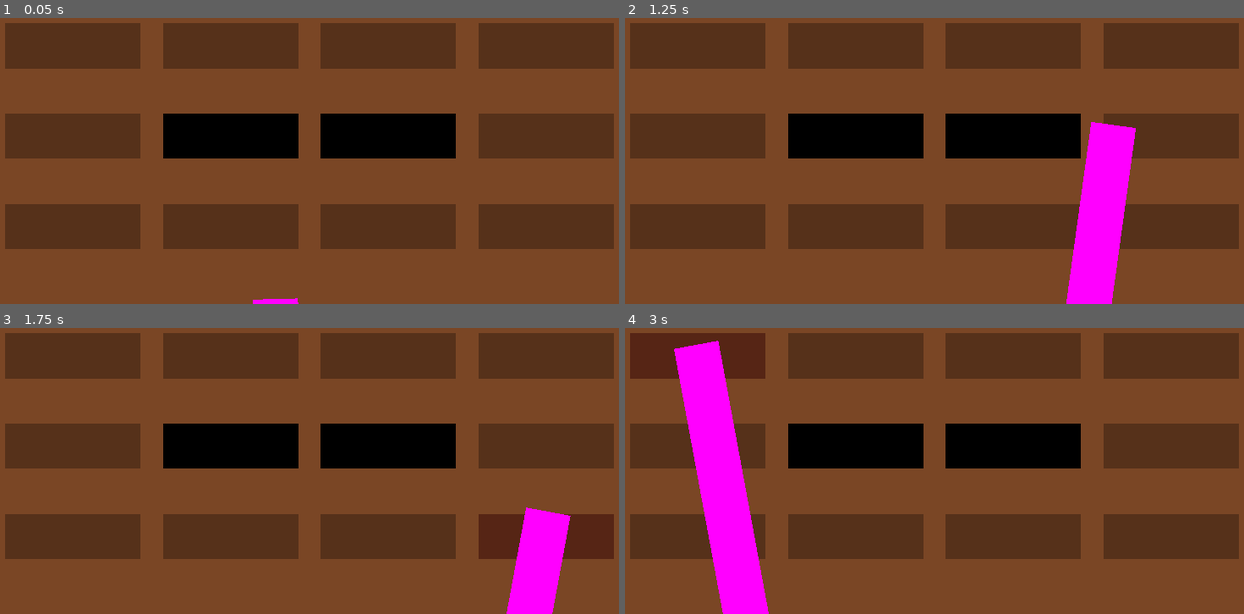
Above: before the commit, frames 1-4 (two rows, left to right).
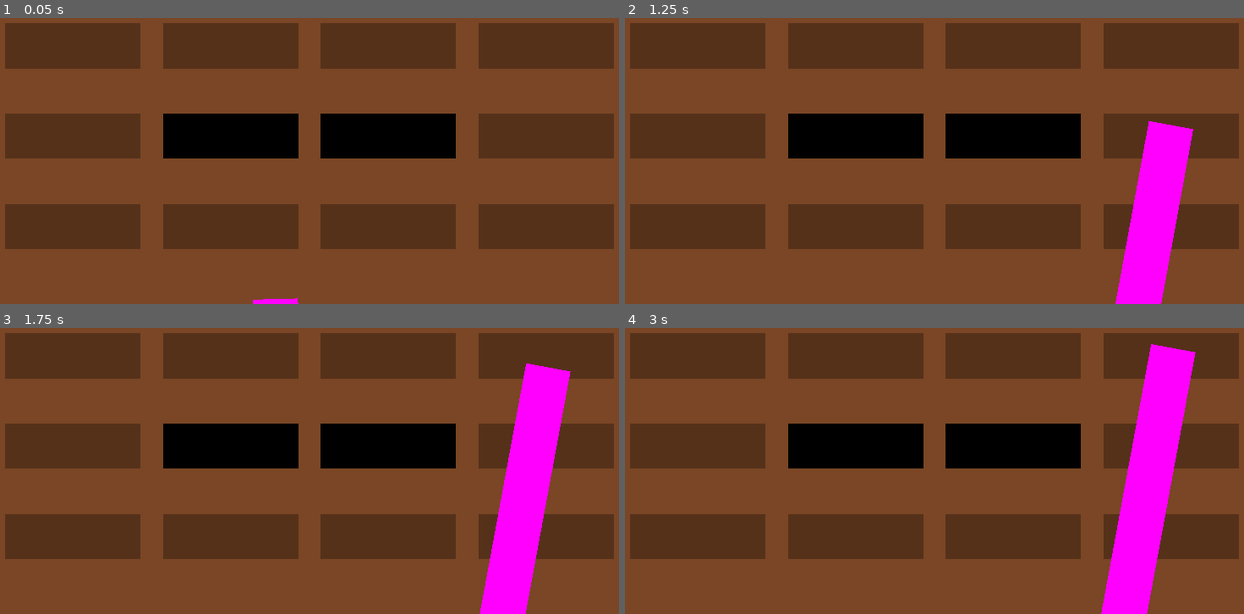
Above: after the commit, the same moments.

Repository: OIIOIIOI/gwj-79-v2
Game: Godot game, scene res://scenes/mini_games/memory/memory.tscn
Two runs of this game, one before a commit and one after it. Both use one fixed random seed, a clock stepped at 60 frames per second and the inputs below.
Inputs:
- Up to frame 1 (0.05 s): no input
- Up to frame 2 (1.25 s): hold Right (move_right) from 0.53 s (still down); tap E (action) at 0.6 s
- Up to frame 3 (1.75 s): release Right (move_right) at 1.28 s; hold Down (move_down) from 1.28 s (still down); tap E (action) at 1.35 s
- Up to frame 4 (3 s): release Down (move_down) at 2.03 s; hold Right (move_right) 2.03-2.78 s; tap E (action) at 2.1, 2.85 s; hold Up (move_up) from 2.78 s (still down)

Frame 1 is identical in both runs. In frame 2, 9.2% of the frame differs, in the area x 71-92%, y 36-100%; in frame 3, 6.8%; in frame 4, 14%, in the area x 7-93%, y 4-100%.

Commit message:
memory WIP

Diff:
--- a/scenes/mini_games/memory/drawer.gd
+++ b/scenes/mini_games/memory/drawer.gd
@@ -1,4 +1,4 @@
-extends Area2D
+extends Node2D
 class_name Drawer
 
 
@@ -8,6 +8,7 @@
 @export var left_drawer: Drawer
 
 
+var item: MemoryItem
 var is_open := false
 var is_gone := false
 
@@ -15,9 +16,11 @@
 @onready var item_sprite: Sprite2D = $Visuals/Item
 @onready var front_sprite: Sprite2D = $Visuals/Front
 @onready var animation_player: AnimationPlayer = $AnimationPlayer
+@onready var hand_target: Marker2D = %HandTarget
 
 
-func assign_item(item: MemoryItem) -> void:
+func assign_item(memory_item: MemoryItem) -> void:
+	item = memory_item
 	item_sprite.texture = item.sprite
 
 
@@ -25,12 +28,19 @@
 	front_sprite.modulate = Color.PINK if active else Color.WHITE
 
 
-func toggle() -> void:
-	if is_open:
-		animation_player.play_backwards(&"open")
-	else:
-		animation_player.play(&"open")
+func open() -> void:
+	animation_player.play(&"open")
+	await animation_player.animation_finished
+	is_open = true
 
 
-func set_is_open(value: bool) -> void:
-	is_open = value
+func close() -> void:
+	animation_player.play_backwards(&"open")
+	await animation_player.animation_finished
+	is_open = false
+
+
+func fade() -> void:
+	animation_player.play(&"fade")
+	await animation_player.animation_finished
+	is_gone = true
--- a/scenes/mini_games/memory/drawer.tscn
+++ b/scenes/mini_games/memory/drawer.tscn
@@ -23,10 +23,6 @@
 [sub_resource type="PlaceholderTexture2D" id="PlaceholderTexture2D_36oli"]
 size = Vector2(128, 128)
 
-[sub_resource type="RectangleShape2D" id="RectangleShape2D_daf0v"]
-resource_local_to_scene = true
-size = Vector2(384, 128)
-
 [sub_resource type="Animation" id="Animation_rgqt1"]
 length = 0.001
 tracks/0/type = "value"
@@ -44,7 +40,7 @@
 tracks/1/type = "value"
 tracks/1/imported = false
 tracks/1/enabled = true
-tracks/1/path = NodePath("CollisionShape2D:position")
+tracks/1/path = NodePath("HandTarget:position")
 tracks/1/interp = 1
 tracks/1/loop_wrap = true
 tracks/1/keys = {
@@ -52,6 +48,30 @@
 "transitions": PackedFloat32Array(1),
 "update": 0,
 "values": [Vector2(0, 0)]
+}
+tracks/2/type = "value"
+tracks/2/imported = false
+tracks/2/enabled = true
+tracks/2/path = NodePath("Visuals:modulate")
+tracks/2/interp = 1
+tracks/2/loop_wrap = true
+tracks/2/keys = {
+"times": PackedFloat32Array(0),
+"transitions": PackedFloat32Array(1),
+"update": 0,
+"values": [Color(1, 1, 1, 1)]
+}
+tracks/3/type = "value"
+tracks/3/imported = false
+tracks/3/enabled = true
+tracks/3/path = NodePath("Visuals:visible")
+tracks/3/interp = 1
+tracks/3/loop_wrap = true
+tracks/3/keys = {
+"times": PackedFloat32Array(0),
+"transitions": PackedFloat32Array(1),
+"update": 1,
+"values": [true]
 }
 
 [sub_resource type="Animation" id="Animation_svs12"]
@@ -73,7 +93,7 @@
 tracks/1/type = "value"
 tracks/1/imported = false
 tracks/1/enabled = true
-tracks/1/path = NodePath("CollisionShape2D:position")
+tracks/1/path = NodePath("HandTarget:position")
 tracks/1/interp = 2
 tracks/1/loop_wrap = true
 tracks/1/keys = {
@@ -82,32 +102,44 @@
 "update": 0,
 "values": [Vector2(0, 0), Vector2(0, 128)]
 }
-tracks/2/type = "method"
-tracks/2/imported = false
-tracks/2/enabled = true
-tracks/2/path = NodePath(".")
-tracks/2/interp = 1
-tracks/2/loop_wrap = true
-tracks/2/keys = {
+
+[sub_resource type="Animation" id="Animation_qf3fw"]
+resource_name = "fade"
+length = 0.5
+step = 0.1
+tracks/0/type = "value"
+tracks/0/imported = false
+tracks/0/enabled = true
+tracks/0/path = NodePath("Visuals:modulate")
+tracks/0/interp = 1
+tracks/0/loop_wrap = true
+tracks/0/keys = {
 "times": PackedFloat32Array(0, 0.5),
 "transitions": PackedFloat32Array(1, 1),
-"values": [{
-"args": [false],
-"method": &"set_is_open"
-}, {
-"args": [true],
-"method": &"set_is_open"
-}]
+"update": 0,
+"values": [Color(1, 1, 1, 1), Color(1, 1, 1, 0)]
+}
+tracks/1/type = "value"
+tracks/1/imported = false
+tracks/1/enabled = true
+tracks/1/path = NodePath("Visuals:visible")
+tracks/1/interp = 1
+tracks/1/loop_wrap = true
+tracks/1/keys = {
+"times": PackedFloat32Array(0, 0.5),
+"transitions": PackedFloat32Array(1, 1),
+"update": 1,
+"values": [true, false]
 }
 
 [sub_resource type="AnimationLibrary" id="AnimationLibrary_05nu4"]
 _data = {
 "RESET": SubResource("Animation_rgqt1"),
+"fade": SubResource("Animation_qf3fw"),
 "open": SubResource("Animation_svs12")
 }
 
-[node name="Drawer" type="Area2D" groups=["memory_drawers"]]
-collision_mask = 0
+[node name="Drawer" type="Node2D" groups=["memory_drawers"]]
 script = ExtResource("1_4p4dw")
 
 [node name="Visuals" type="Node2D" parent="."]
@@ -124,8 +156,8 @@
 position = Vector2(0, 64)
 texture = SubResource("PlaceholderTexture2D_36oli")
 
-[node name="CollisionShape2D" type="CollisionShape2D" parent="."]
-shape = SubResource("RectangleShape2D_daf0v")
+[node name="HandTarget" type="Marker2D" parent="."]
+unique_name_in_owner = true
 
 [node name="AnimationPlayer" type="AnimationPlayer" parent="."]
 libraries = {
--- a/scenes/mini_games/memory/hand.gd
+++ b/scenes/mini_games/memory/hand.gd
@@ -1,2 +1,2 @@
-extends Area2D
+extends Node2D
 class_name Hand
--- a/scenes/mini_games/memory/hand.tscn
+++ b/scenes/mini_games/memory/hand.tscn
@@ -1,20 +1,13 @@
-[gd_scene load_steps=4 format=3 uid="uid://b1fertlpkhf3p"]
+[gd_scene load_steps=3 format=3 uid="uid://b1fertlpkhf3p"]
 
 [ext_resource type="Script" path="res://scenes/mini_games/memory/hand.gd" id="1_pkl4v"]
 
 [sub_resource type="PlaceholderTexture2D" id="PlaceholderTexture2D_xlgev"]
 size = Vector2(128, 2048)
 
-[sub_resource type="CircleShape2D" id="CircleShape2D_1no27"]
-radius = 48.0
-
-[node name="Hand" type="Area2D"]
-collision_layer = 2
+[node name="Hand" type="Node2D"]
 script = ExtResource("1_pkl4v")
 
 [node name="Sprite2D" type="Sprite2D" parent="."]
 position = Vector2(0, 992)
 texture = SubResource("PlaceholderTexture2D_xlgev")
-
-[node name="CollisionShape2D" type="CollisionShape2D" parent="."]
-shape = SubResource("CircleShape2D_1no27")
--- a/scenes/mini_games/memory/memory.gd
+++ b/scenes/mini_games/memory/memory.gd
@@ -2,12 +2,15 @@
 class_name Memory
 
 
-const HAND_SPEED := 10.0
+const HAND_MOVE_DURATION := 0.3
 const HAND_ROTATION := 15.0
+
 enum GAME_STATE {
-	Start,
+	Initializing,
 	Ready,
 	Moving,
+	Opening,
+	Checking,
 	Fail,
 	Success,
 	End,
@@ -17,22 +20,17 @@
 @export var items: MemoryItems
 
 var drawers: Array[Drawer]
-var hovered_drawers: Array[Drawer] = []
 var opened_drawers: Array[Drawer] = []
 var current_drawer: Drawer
-var game_state: GAME_STATE = GAME_STATE.Start
-
-
-@onready var hand: Area2D = $Hand
+var game_state: GAME_STATE = GAME_STATE.Initializing
+
+
+@onready var hand: Hand = $Hand
 
 
 func _ready() -> void:
 	drawers = get_all_drawers()
 	assign_items()
-
-	hand.area_entered.connect(on_hand_area_entered)
-	hand.area_exited.connect(on_hand_area_exited)
-
 	animate_start()
 
 
@@ -45,6 +43,14 @@
 	return valid_drawers
 
 
+func count_gone_drawers() -> int:
+	var i = 0
+	for drawer in drawers:
+		if drawer.is_gone:
+			i += 1
+	return i
+
+
 func assign_items() -> void:
 	var unused_drawers = drawers.duplicate()
 	var unused_items = items.list.duplicate()
@@ -62,7 +68,7 @@
 func animate_start() -> void:
 	current_drawer = drawers.pick_random() as Drawer
 	var screen_half_width := get_viewport().get_visible_rect().size.x * 0.5
-	var hand_position := current_drawer.global_position
+	var hand_position := current_drawer.hand_target.global_position
 	var hand_rotation: float = inverse_lerp(0.0, screen_half_width, hand_position.x) * HAND_ROTATION
 
 	game_state = GAME_STATE.Moving
@@ -83,14 +89,18 @@
 	if game_state == GAME_STATE.Ready:
 		# Handle action
 		if Input.is_action_just_pressed(&"action"):
-			if current_drawer:
-				current_drawer.toggle()
-			#if hovered_drawers.size() > 0:
-				#hovered_drawers.back().toggle()
+			if current_drawer && !current_drawer.is_open:
+				open_drawer(current_drawer)
+
 		# Handle move
 		var input_dir := Input.get_vector(&"move_left", &"move_right", &"move_up", &"move_down")
 		var cardinal_direction = get_cardinal_direction(input_dir)
 		move_hand(cardinal_direction)
+
+
+func _physics_process(delta: float) -> void:
+	if game_state == GAME_STATE.Opening || game_state == GAME_STATE.Checking:
+		hand.global_position = current_drawer.hand_target.global_position
 
 
 func get_cardinal_direction(direction: Vector2) -> Vector2:
@@ -111,69 +121,84 @@
 	return Vector2.ZERO
 
 
-func _physics_process(delta: float) -> void:
-	pass
-	# Move and rotate hand
-	#if game_state == GAME_STATE.Playing:
-		#var screen_half_width := get_viewport().get_visible_rect().size.x * 0.5
-		#var hand_position := current_drawer.global_position
-		#var hand_rotation: float = inverse_lerp(0.0, screen_half_width, hand_position.x) * HAND_ROTATION
-		#hand.global_position = hand.global_position.lerp(hand_position, 1.0 - exp(-delta * HAND_SPEED))
-		#hand.global_rotation_degrees = hand_rotation
-
-
-func move_hand(direction: Vector2) -> void:
+func get_target_drawer(from: Drawer, direction: Vector2) -> Drawer:
 	var target_drawer: Drawer = null
 	match direction:
 		Vector2.UP:
-			if current_drawer.up_drawer:
-				target_drawer = current_drawer.up_drawer
+			if from.up_drawer:
+				target_drawer = from.up_drawer
 		Vector2.RIGHT:
-			if current_drawer.right_drawer:
-				target_drawer = current_drawer.right_drawer
+			if from.right_drawer:
+				target_drawer = from.right_drawer
 		Vector2.DOWN:
-			if current_drawer.down_drawer:
-				target_drawer = current_drawer.down_drawer
+			if from.down_drawer:
+				target_drawer = from.down_drawer
 		Vector2.LEFT:
-			if current_drawer.left_drawer:
-				target_drawer = current_drawer.left_drawer
-		_: return
-
+			if from.left_drawer:
+				target_drawer = from.left_drawer
+		_: return null
+
+	#if target_drawer.is_gone || target_drawer.is_open:
+		#return get_target_drawer(target_drawer, direction)
+
+	return target_drawer
+
+
+func move_hand(direction: Vector2) -> void:
+	var target_drawer: Drawer = get_target_drawer(current_drawer, direction)
 	if target_drawer && target_drawer != current_drawer:
 		game_state = GAME_STATE.Moving
 		current_drawer = target_drawer
 
 		var screen_half_width := get_viewport().get_visible_rect().size.x * 0.5
-		var hand_position := current_drawer.global_position
+		var hand_position := current_drawer.hand_target.global_position
 		var hand_rotation: float = inverse_lerp(0.0, screen_half_width, hand_position.x) * HAND_ROTATION
 
 		var tween := create_tween()
 		tween.set_parallel()
 		tween.set_ease(Tween.EASE_OUT)
 		tween.set_trans(Tween.TRANS_CUBIC)
-		tween.tween_property(hand, ^"global_position", hand_position, 0.5)
-		tween.tween_property(hand, ^"global_rotation_degrees", hand_rotation, 0.5)
+		tween.tween_property(hand, ^"global_position", hand_position, HAND_MOVE_DURATION)
+		tween.tween_property(hand, ^"global_rotation_degrees", hand_rotation, HAND_MOVE_DURATION)
 
 		await tween.finished
 
 		game_state = GAME_STATE.Ready
 
 
-func on_hand_area_entered(area: Area2D) -> void:
-	if area is Drawer:
-		# Stop highlighting other drawers
-		for drawer in hovered_drawers:
-			drawer.highlight(false)
-		# Add new drawer and highlight it
-		hovered_drawers.append(area)
-		area.highlight()
-
-
-func on_hand_area_exited(area: Area2D) -> void:
-	if area is Drawer:
-		# Remove from list and stop highlighting
-		hovered_drawers.erase(area)
-		area.highlight(false)
-		# Highlight next latest drawer instead
-		if hovered_drawers.size() > 0:
-			hovered_drawers.back().highlight()
+func open_drawer(drawer: Drawer) -> void:
+	game_state = GAME_STATE.Opening
+
+	drawer.open()
+	await drawer.animation_player.animation_finished
+
+	opened_drawers.append(drawer)
+	check_results()
+
+
+func check_results() -> void:
+	game_state = GAME_STATE.Checking
+
+	if opened_drawers.size() < 2:
+		game_state = GAME_STATE.Ready
+		return
+
+	await get_tree().create_timer(0.5).timeout
+
+	var first_drawer = opened_drawers[0]
+	var second_drawer = opened_drawers[1]
+	if first_drawer.item == second_drawer.item:
+		for drawer in opened_drawers:
+			drawer.fade()
+	else:
+		for drawer in opened_drawers:
+			drawer.close()
+
+	await second_drawer.animation_player.animation_finished
+
+	opened_drawers.clear()
+
+	if (count_gone_drawers() == drawers.size()):
+		print("GAME FINISHED")
+	else:
+		game_state = GAME_STATE.Ready
